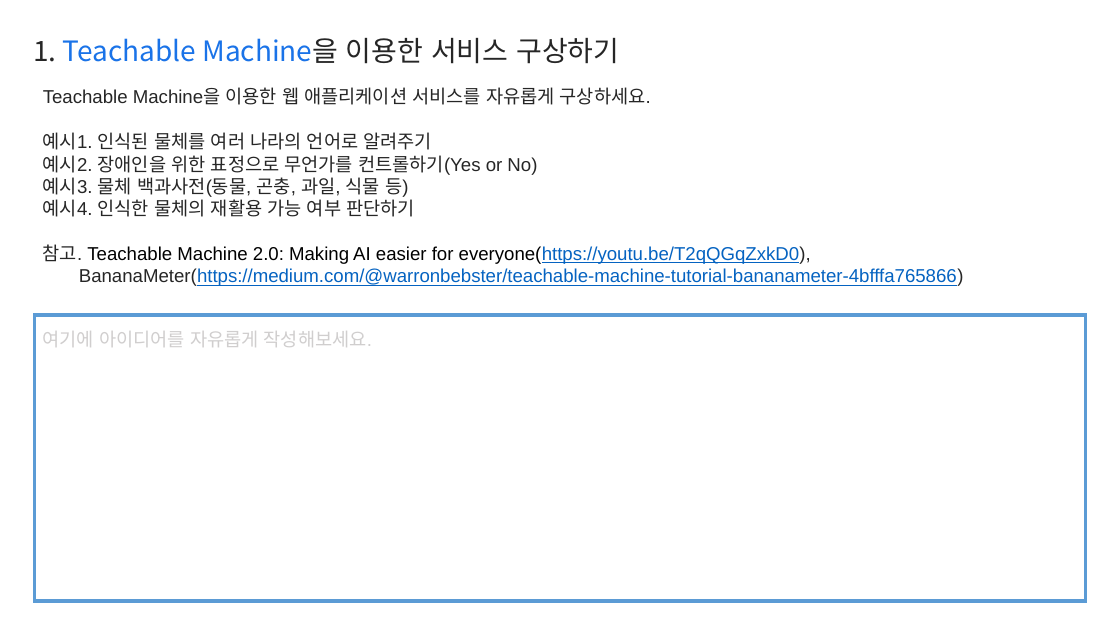
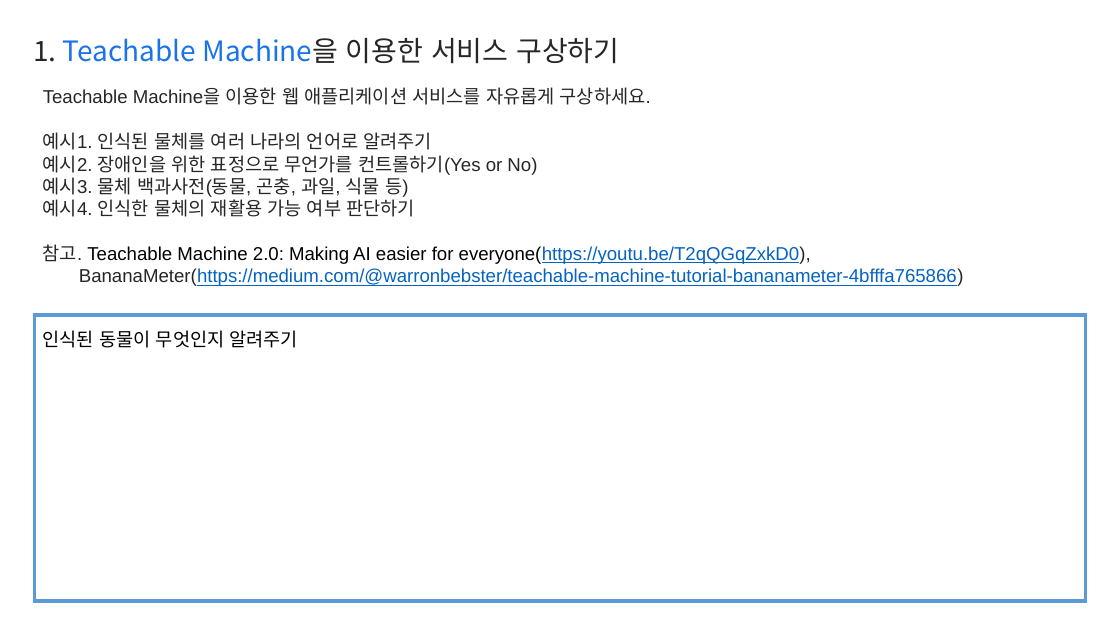
Before and after one commit to Danto7632/template, a slide deck: slide 2 of Report.pptx. Drawn at 1120x630 pixels with LibreOffice and Linux fonts; fonts in the diff are those of the drawing. Boxes give left, top, right and bottom in pixels: in the first picture for what was removed or moved away, otherwise in the second. Text is boxed around its words. In the diff, an @@ line names an element or a change of style, - is before the commit and + after.

```diff
--- a/Report.pptx
+++ b/Report.pptx
@@ text at [43,330,299,348]: text changed; text colour #D0CECE to #000000 @@
-여기에 아이디어를 자유롭게 작성해보세요.
+인식된 동물이 무엇인지 알려주기
```
Also in this commit, not shown: 1 other slide changed.
